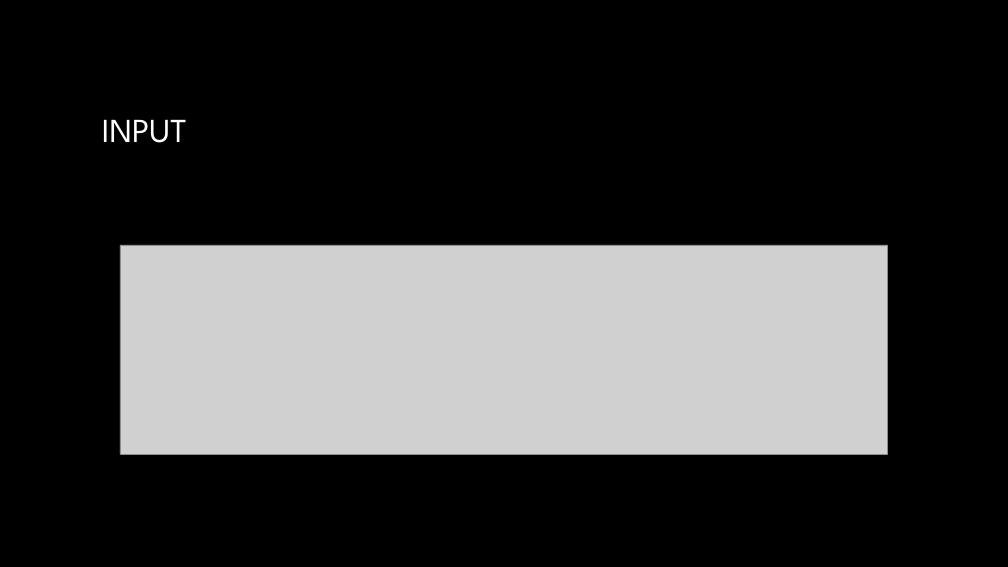
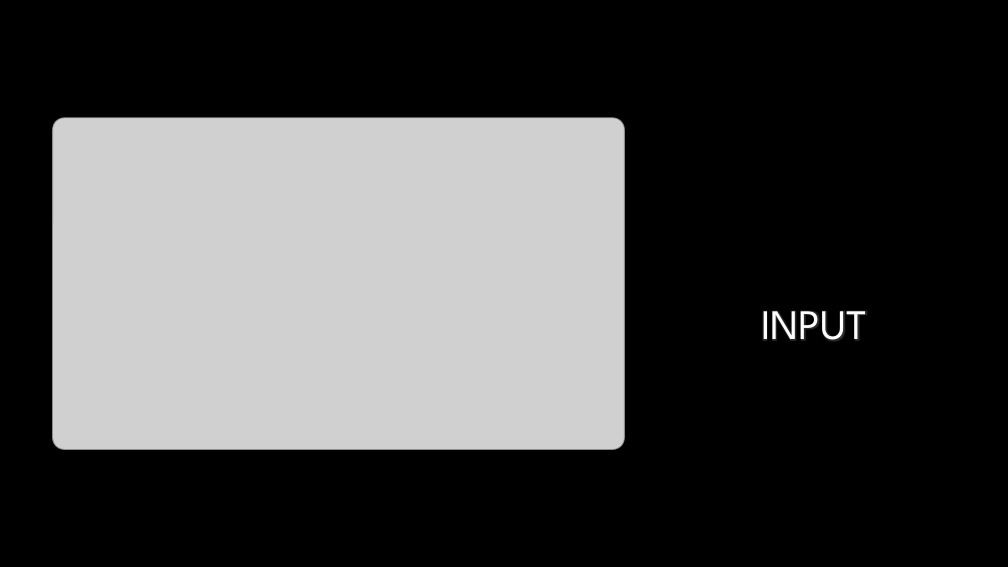
Before and after one commit to msiahaan/BelajarPython, a slide deck: slide 15 of slides/BelajarPython_01_Awal.pptx. Drawn at 1008x567 pixels with LibreOffice and Linux fonts; fonts in the diff are those of the drawing; grey boxes stand for pictures; background and template pictures are left out. Boxes give left, top, right and bottom in pixels: in the first picture for what was removed or moved away, otherwise in the second. Text is boxed around its words. In the diff, an @@ line names an element or a change of style, - is before the commit and + after.

```diff
--- a/slides/BelajarPython_01_Awal.pptx
+++ b/slides/BelajarPython_01_Awal.pptx
@@ title "INPUT": place and size @@
-title "INPUT" at bbox=[102, 119, 187, 143]
+title "INPUT" at bbox=[761, 311, 867, 341]
@@ title "INPUT" at bbox=[761, 311, 867, 341]: size 32 to 40 pt; alignment left to centre; vertical alignment middle to bottom @@
@@ picture added at bbox=[53, 118, 625, 450] @@
@@ picture removed at bbox=[120, 245, 889, 454] @@
```
Also in this commit, not shown: 8 other slides changed.
